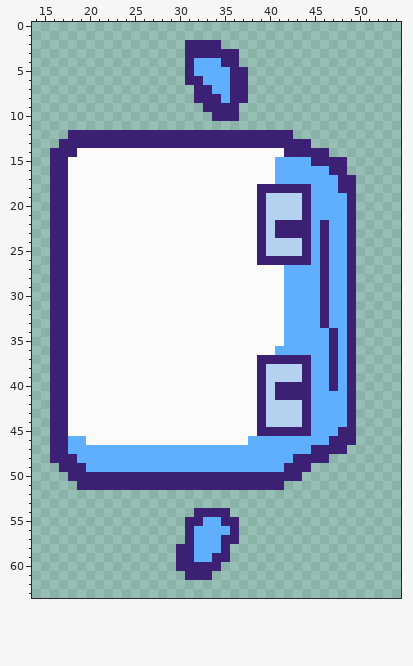
File history of a pixel-art sprite, character_sprites/topdown.png. This is how it looked before the edit.
The file is 64x64 pixels. Shown: x 14..54, y 0..63.
After:
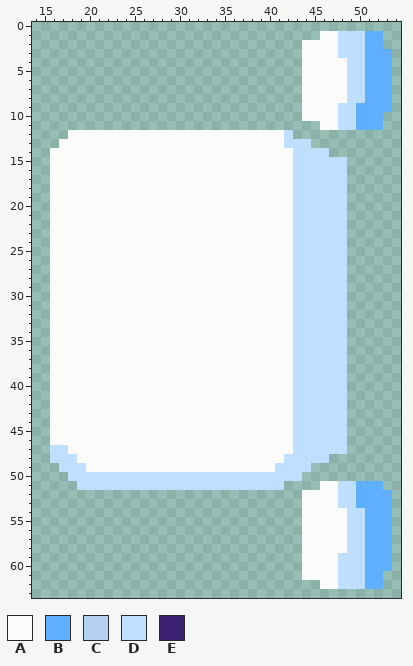
Palette (. is transparent): A #fbfcf9  B #5faffe  C #b4d1ef  D #bedfff  E #3c2074
Difference:
@@ x 14..54 @@
  0 .........................................
- 1 .........................................
- 2 .................EEEE....................
- 3 .................EEEEEE..................
- 4 .................EBBBEE..................
- 5 .................EBBBBEE.................
- 6 .................EEBBBEE.................
- 7 ..................EEBBEE.................
- 8 ..................EEEBEE.................
- 9 ...................EEEE..................
-10 ....................EEE..................
-11 .........................................
-12 ....EEEEEEEEEEEEEEEEEEEEEEEEE............
-13 ...EEEEEEEEEEEEEEEEEEEEEEEEEEEE..........
-14 ..EEEAAAAAAAAAAAAAAAAAAAAAAAEEEEE........
-15 ..EEAAAAAAAAAAAAAAAAAAAAAAABBBBEEEE......
-16 ..EEAAAAAAAAAAAAAAAAAAAAAAABBBBBBEE......
-17 ..EEAAAAAAAAAAAAAAAAAAAAAAABBBBBBBEE.....
-18 ..EEAAAAAAAAAAAAAAAAAAAAAEEEEEEBBBEE.....
-19 ..EEAAAAAAAAAAAAAAAAAAAAAECCCCEBBBBE.....
-20 ..EEAAAAAAAAAAAAAAAAAAAAAECCCCEBBBBE.....
-21 ..EEAAAAAAAAAAAAAAAAAAAAAECCCCEBBBBE.....
-22 ..EEAAAAAAAAAAAAAAAAAAAAAECEEEEBEBBE.....
-23 ..EEAAAAAAAAAAAAAAAAAAAAAECEEEEBEBBE.....
-24 ..EEAAAAAAAAAAAAAAAAAAAAAECCCCEBEBBE.....
-25 ..EEAAAAAAAAAAAAAAAAAAAAAECCCCEBEBBE.....
-26 ..EEAAAAAAAAAAAAAAAAAAAAAEEEEEEBEBBE.....
-27 ..EEAAAAAAAAAAAAAAAAAAAAAAAABBBBEBBE.....
-28 ..EEAAAAAAAAAAAAAAAAAAAAAAAABBBBEBBE.....
-29 ..EEAAAAAAAAAAAAAAAAAAAAAAAABBBBEBBE.....
-30 ..EEAAAAAAAAAAAAAAAAAAAAAAAABBBBEBBE.....
-31 ..EEAAAAAAAAAAAAAAAAAAAAAAAABBBBEBBE.....
-32 ..EEAAAAAAAAAAAAAAAAAAAAAAAABBBBEBBE.....
-33 ..EEAAAAAAAAAAAAAAAAAAAAAAAABBBBEBBE.....
-34 ..EEAAAAAAAAAAAAAAAAAAAAAAAABBBBBEBE.....
-35 ..EEAAAAAAAAAAAAAAAAAAAAAAAABBBBBEBE.....
-36 ..EEAAAAAAAAAAAAAAAAAAAAAAABBBBBBEBE.....
-37 ..EEAAAAAAAAAAAAAAAAAAAAAEEEEEEBBEBE.....
-38 ..EEAAAAAAAAAAAAAAAAAAAAAECCCCEBBEBE.....
-39 ..EEAAAAAAAAAAAAAAAAAAAAAECCCCEBBEBE.....
-40 ..EEAAAAAAAAAAAAAAAAAAAAAECEEEEBBEBE.....
-41 ..EEAAAAAAAAAAAAAAAAAAAAAECEEEEBBBBE.....
-42 ..EEAAAAAAAAAAAAAAAAAAAAAECCCCEBBBBE.....
-43 ..EEAAAAAAAAAAAAAAAAAAAAAECCCCEBBBBE.....
-44 ..EEAAAAAAAAAAAAAAAAAAAAAECCCCEBBBBE.....
-45 ..EEAAAAAAAAAAAAAAAAAAAAAEEEEEEBBBEE.....
-46 ..EEBBAAAAAAAAAAAAAAAAAABBBBBBBBBEEE.....
-47 ..EEBBBBBBBBBBBBBBBBBBBBBBBBBBBEEEE......
-48 ..EEEBBBBBBBBBBBBBBBBBBBBBBBBEEEE........
-49 ...EEEBBBBBBBBBBBBBBBBBBBBBBEEE..........
-50 ....EEEEEEEEEEEEEEEEEEEEEEEEEE...........
-51 .....EEEEEEEEEEEEEEEEEEEEEEE.............
-52 .........................................
-53 .........................................
-54 ..................EEEE...................
-55 .................EEBBEE..................
-56 .................EBBBBE..................
-57 .................EBBBEE..................
-58 ................EEBBBE...................
-59 ................EEBBEE...................
-60 ................EEEEE....................
-61 .................EEE.....................
-62 .........................................
+ 1 ................................AADDDBB..
+ 2 ..............................AAAADDDBB..
+ 3 ..............................AAAADDDBBB.
+ 4 ..............................AAAAADDBBB.
+ 5 ..............................AAAAADDBBB.
+ 6 ..............................AAAAADDBBB.
+ 7 ..............................AAAAADDBBB.
+ 8 ..............................AAAAADDBBB.
+ 9 ..............................AAAADDBBBB.
+10 ..............................AAAADDBBB..
+11 ................................AADDBBB..
+12 ....AAAAAAAAAAAAAAAAAAAAAAAAD............
+13 ...AAAAAAAAAAAAAAAAAAAAAAAAADDD..........
+14 ..AAAAAAAAAAAAAAAAAAAAAAAAAAADDDD........
+15 ..AAAAAAAAAAAAAAAAAAAAAAAAAAADDDDDD......
+16 ..AAAAAAAAAAAAAAAAAAAAAAAAAAADDDDDD......
+17 ..AAAAAAAAAAAAAAAAAAAAAAAAAAADDDDDD......
+18 ..AAAAAAAAAAAAAAAAAAAAAAAAAAADDDDDD......
+19 ..AAAAAAAAAAAAAAAAAAAAAAAAAAADDDDDD......
+20 ..AAAAAAAAAAAAAAAAAAAAAAAAAAADDDDDD......
+21 ..AAAAAAAAAAAAAAAAAAAAAAAAAAADDDDDD......
+22 ..AAAAAAAAAAAAAAAAAAAAAAAAAAADDDDDD......
+23 ..AAAAAAAAAAAAAAAAAAAAAAAAAAADDDDDD......
+24 ..AAAAAAAAAAAAAAAAAAAAAAAAAAADDDDDD......
+25 ..AAAAAAAAAAAAAAAAAAAAAAAAAAADDDDDD......
+26 ..AAAAAAAAAAAAAAAAAAAAAAAAAAADDDDDD......
+27 ..AAAAAAAAAAAAAAAAAAAAAAAAAAADDDDDD......
+28 ..AAAAAAAAAAAAAAAAAAAAAAAAAAADDDDDD......
+29 ..AAAAAAAAAAAAAAAAAAAAAAAAAAADDDDDD......
+30 ..AAAAAAAAAAAAAAAAAAAAAAAAAAADDDDDD......
+31 ..AAAAAAAAAAAAAAAAAAAAAAAAAAADDDDDD......
+32 ..AAAAAAAAAAAAAAAAAAAAAAAAAAADDDDDD......
+33 ..AAAAAAAAAAAAAAAAAAAAAAAAAAADDDDDD......
+34 ..AAAAAAAAAAAAAAAAAAAAAAAAAAADDDDDD......
+35 ..AAAAAAAAAAAAAAAAAAAAAAAAAAADDDDDD......
+36 ..AAAAAAAAAAAAAAAAAAAAAAAAAAADDDDDD......
+37 ..AAAAAAAAAAAAAAAAAAAAAAAAAAADDDDDD......
+38 ..AAAAAAAAAAAAAAAAAAAAAAAAAAADDDDDD......
+39 ..AAAAAAAAAAAAAAAAAAAAAAAAAAADDDDDD......
+40 ..AAAAAAAAAAAAAAAAAAAAAAAAAAADDDDDD......
+41 ..AAAAAAAAAAAAAAAAAAAAAAAAAAADDDDDD......
+42 ..AAAAAAAAAAAAAAAAAAAAAAAAAAADDDDDD......
+43 ..AAAAAAAAAAAAAAAAAAAAAAAAAAADDDDDD......
+44 ..AAAAAAAAAAAAAAAAAAAAAAAAAAADDDDDD......
+45 ..AAAAAAAAAAAAAAAAAAAAAAAAAAADDDDDD......
+46 ..AAAAAAAAAAAAAAAAAAAAAAAAAAADDDDDD......
+47 ..DDAAAAAAAAAAAAAAAAAAAAAAAAADDDDDD......
+48 ..DDDAAAAAAAAAAAAAAAAAAAAAAADDDDD........
+49 ...DDDAAAAAAAAAAAAAAAAAAAAADDDD..........
+50 ....DDDDDDDDDDDDDDDDDDDDDDDDDD...........
+51 .....DDDDDDDDDDDDDDDDDDDDDDD....AADDBBB..
+52 ..............................AAAADDBBBB.
+53 ..............................AAAADDBBBB.
+54 ..............................AAAAADDBBB.
+55 ..............................AAAAADDBBB.
+56 ..............................AAAAADDBBB.
+57 ..............................AAAAADDBBB.
+58 ..............................AAAAADDBBB.
+59 ..............................AAAADDDBBB.
+60 ..............................AAAADDDBBB.
+61 ..............................AAAADDDBB..
+62 ................................AADDDBB..
 63 .........................................
Boxes around the changes in both pictures, in picture pixels (x1, y1, x2, y2):
changed: (50, 31, 392, 589)
